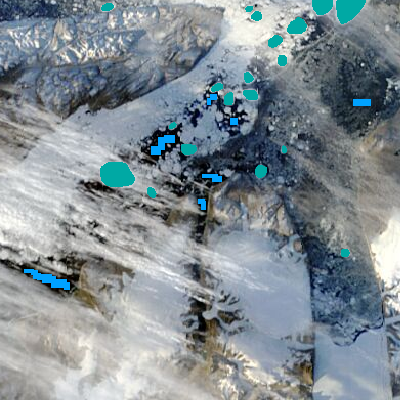
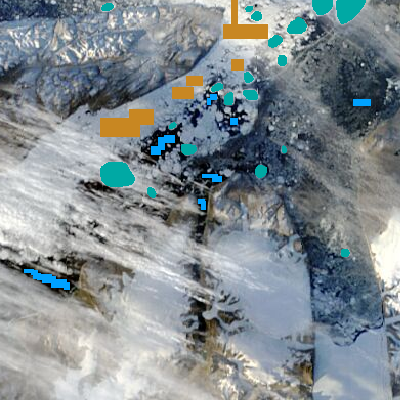
Layers edited between the first and the second w=400, h=400 image:
added layer "ice samples" (2nd of 2) above "water samples" over [100, 0, 268, 137]
